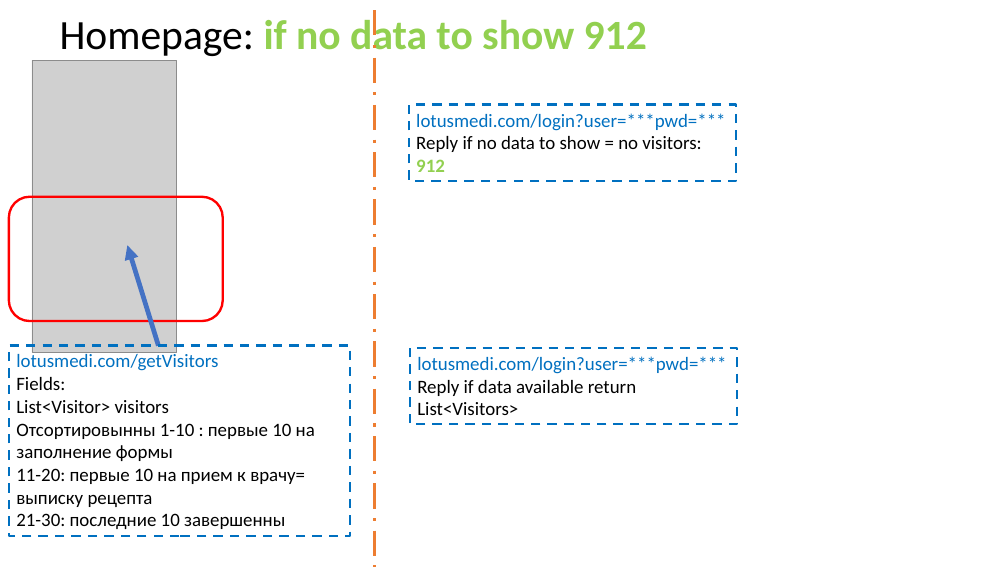
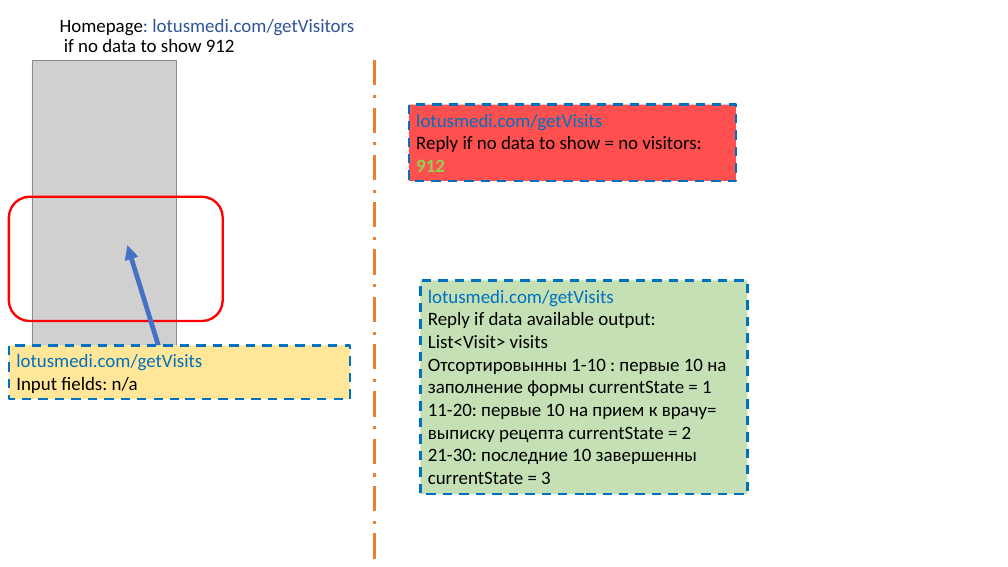
Before and after one commit to MarinaPak108/lotus, a slide deck: slide 5 of scenarioFlowChart.pptx (slide 2 before the commit). Drawn at 1008x567 pixels with LibreOffice and Linux fonts; fonts in the diff are those of the drawing; grey boxes stand for pictures. Boxes give left, top, right and bottom in pixels: in the first picture for what was removed or moved away, otherwise in the second. Text is boxed around its words. In the diff, an @@ line names an element or a change of style, - is before the commit and + after.

```diff
--- a/scenarioFlowChart.pptx
+++ b/scenarioFlowChart.pptx
@@ title at [60, 19, 354, 52]: text changed; size 39.6 to 18 pt; text colour #92D050 to #2F5597; bold off @@
-Homepage: if no data to show 912
+Homepage: lotusmedi.com/getVisitors
+if no data to show 912
@@ line moved from (375, 10) - (375, 567) to (375, 60) - (375, 567) @@
@@ rectangle "lotusmedi.com/getVisits" at [409, 104, 737, 181]: fill none to #FF5050 @@
@@ text in rectangle at [416, 114, 602, 131]: text changed @@
-lotusmedi.com/login?user=***pwd=***
+lotusmedi.com/getVisits
@@ rectangle "lotusmedi.com/getVisits": place and size @@
-rectangle "lotusmedi.com/getVisits" at [410, 348, 737, 424]
+rectangle "lotusmedi.com/getVisits" at [420, 281, 748, 495]
@@ rectangle "lotusmedi.com/getVisits" at [420, 281, 748, 495]: fill none to #C5E0B4 @@
@@ text in rectangle at [428, 290, 726, 484]: text changed @@
-lotusmedi.com/login?user=***pwd=***
-Reply if data available return List<Visitors>
+lotusmedi.com/getVisits
+Reply if data available output:
+List<Visit> visits
+Отсортировынны 1-10 : первые 10 на заполнение формы currentState = 1
+11-20: первые 10 на прием к врачу= выписку рецепта currentState = 2
+21-30: последние 10 завершенны
+currentState = 3
@@ rectangle "lotusmedi.com/getVisits": place and size @@
-rectangle "lotusmedi.com/getVisits" at [9, 346, 350, 536]
+rectangle "lotusmedi.com/getVisits" at [9, 346, 350, 399]
@@ rectangle "lotusmedi.com/getVisits" at [9, 346, 350, 399]: fill none to #FFE699 @@
@@ text in rectangle at [16, 354, 202, 393]: text changed; text colour #000000 to #0070C0 @@
-lotusmedi.com/getVisitors
-Fields:
-List<Visitor> visitors
-Отсортировынны 1-10 : первые 10 на заполнение формы
-11-20: первые 10 на прием к врачу= выписку рецепта
-21-30: последние 10 завершенны
+lotusmedi.com/getVisits
+Input fields: n/a
```
Also in this commit, not shown: 1 other slide changed, 10 slides added, 1 other file.
